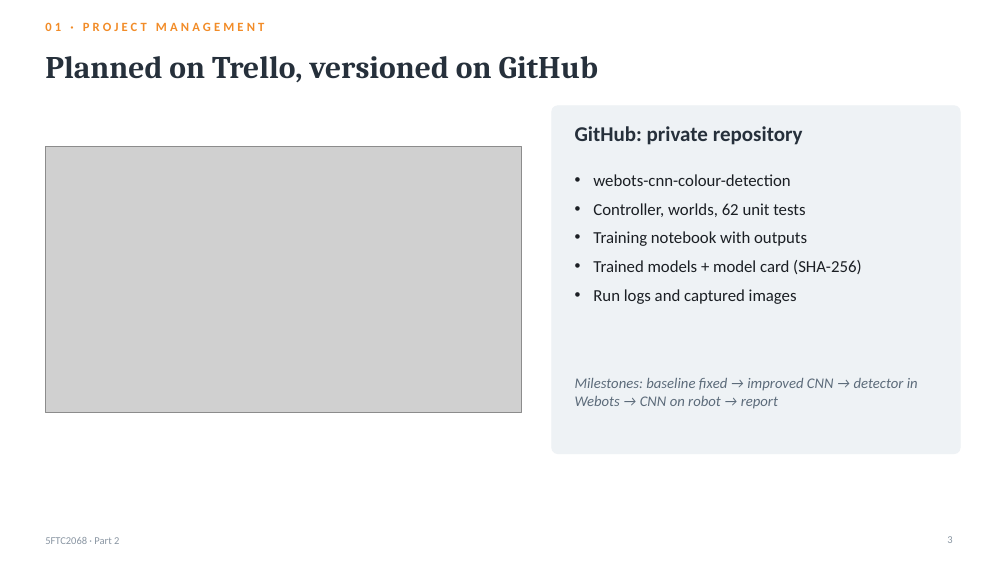
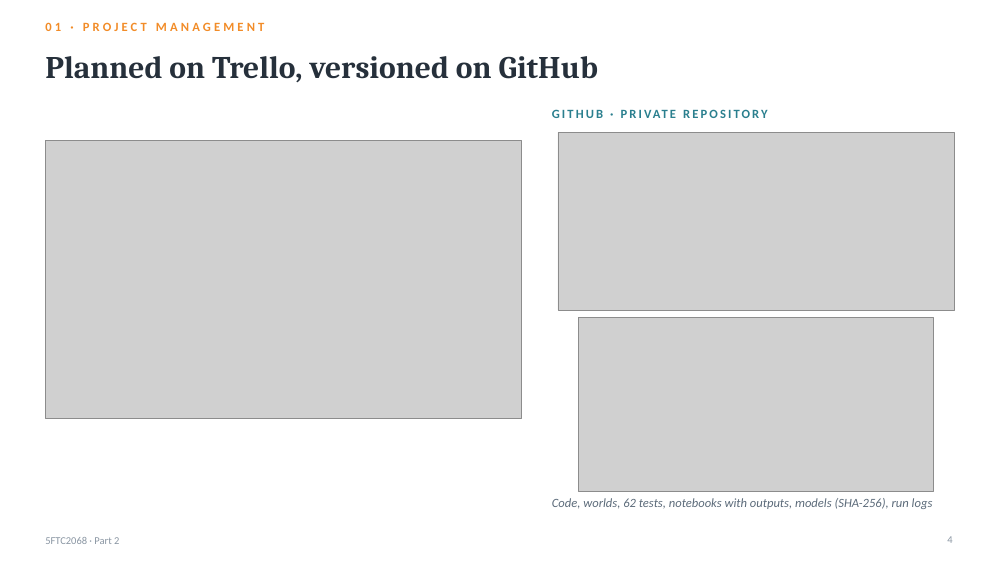
Before and after one commit to kris072008/webots-cnn-colour-detection, a slide deck: slide 4 of report/Krishna_Mahajan_106wucww_Part2_Presentation.pptx (slide 3 before the commit). Drawn at 1008x567 pixels with LibreOffice and Linux fonts; fonts in the diff are those of the drawing; grey boxes stand for pictures. Boxes give left, top, right and bottom in pixels: in the first picture for what was removed or moved away, otherwise in the second. Text is boxed around its words. In the diff, an @@ line names an element or a change of style, - is before the commit and + after.

Commit message:
Slides and report: Part 1 summary (slide 2, Section 1.1), GitHub screenshots (slide 4, Figures 22-23)

```diff
--- a/report/Krishna_Mahajan_106wucww_Part2_Presentation.pptx
+++ b/report/Krishna_Mahajan_106wucww_Part2_Presentation.pptx
@@ rounded rectangle removed at [552,106,960,454] @@
@@ picture: place and size @@
-picture at [45,147,522,413]
+picture at [45,141,522,419]
@@ picture added at [558,132,954,310] @@
@@ text at [575,126,803,145]: text changed; size 20 to 12 pt; text colour #26303B to #2A7F8E @@
-GitHub: private repository
+GITHUB · PRIVATE REPOSITORY
@@ text removed at [593,174,861,304] @@
-• webots-cnn-colour-detection
-• Controller, worlds, 62 unit tests
-• Training notebook with outputs
-• Trained models + model card (SHA-256)
-• Run logs and captured images
@@ picture added at [578,318,934,492] @@
@@ text at [552,498,933,509]: text changed; size 14 to 12 pt @@
-Milestones: baseline fixed → improved CNN → detector in Webots → CNN on robot → report
+Code, worlds, 62 tests, notebooks with outputs, models (SHA-256), run logs
@@ page number at [947,536,952,543]: text changed @@
-3
+4
```
Also in this commit, not shown: 3 other slides changed, 1 slide added, 3 other files.
